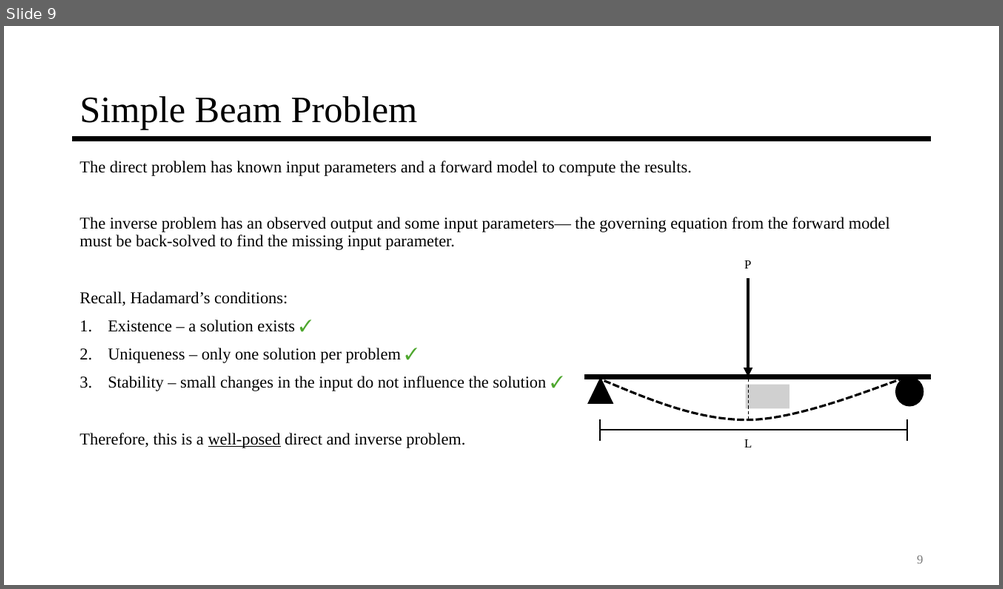
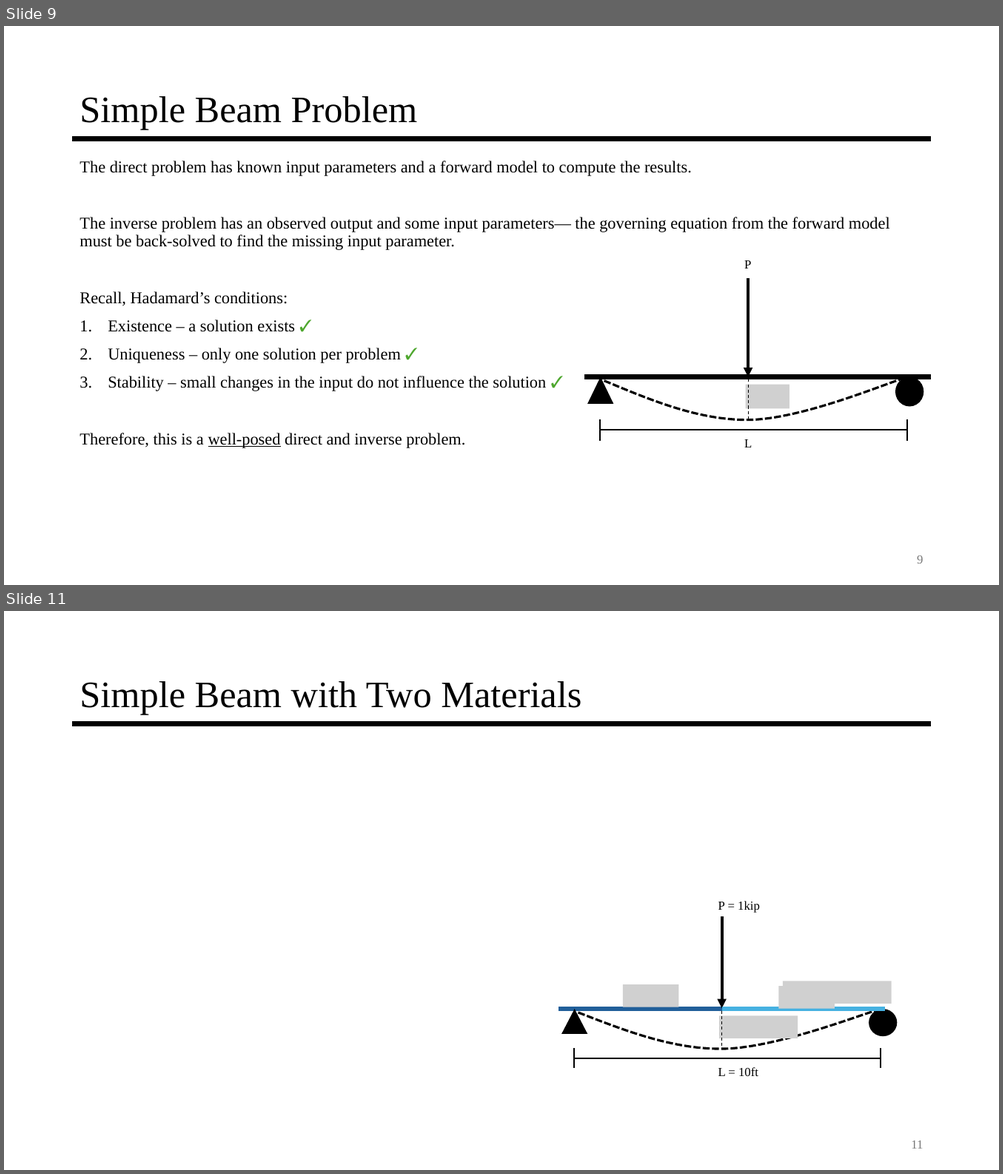
Before and after one commit to jyarch/inverse-mechanics-course, a slide deck: 0-Introduction/0-Introduction.pptx. Shown one above the other, each under a label of ours: slide 9 before the commit, slides 9 and 11 after it; the slides between them are not shown. The pictures are 1003x589 and 1003x1174 pixels, drawn with LibreOffice and Linux fonts; fonts in the diff are those of the drawing; grey boxes stand for pictures. Boxes give left, top, right and bottom in pixels: in the first picture for what was removed or moved away, otherwise in the second. Text is boxed around its words. In the diff, an @@ line names an element or a change of style, - is before the commit and + after.

```diff
--- a/0-Introduction/0-Introduction.pptx
+++ b/0-Introduction/0-Introduction.pptx
@@ slide 11 added at [4,611,999,1170], background #FFFFFF; not listed: 1 template element that a slide beside it also shows @@
@@ title added at [79,681,581,715], 36 pt, text #000000 @@
+Simple Beam with Two Materials
@@ group added at [558,901,897,1076]: 6 lines, 3 pictures, 2 texts, 1 ellipse, 1 triangle, 1 arrow, 1 freeform shape @@
+L = 10ft
+P = 1kip
@@ picture added at [782,981,891,1003] @@
@@ page number added at [910,1141,922,1149], 12 pt, text #797979 @@
+11
```
Also in this commit, not shown: 1 other slide added, 2 other files.
